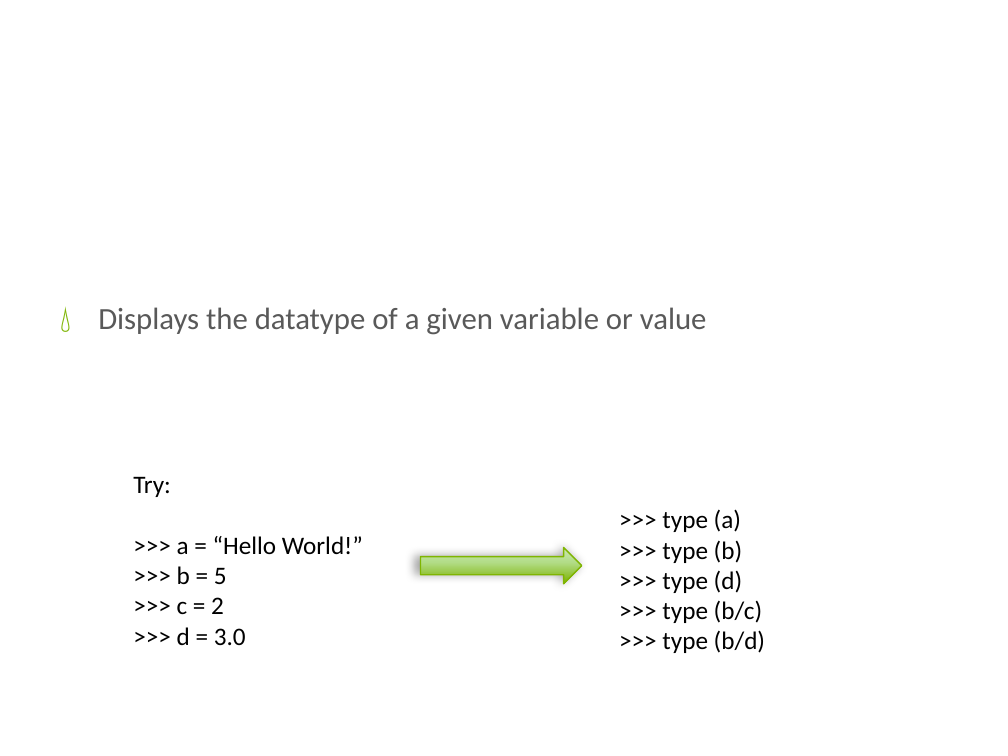
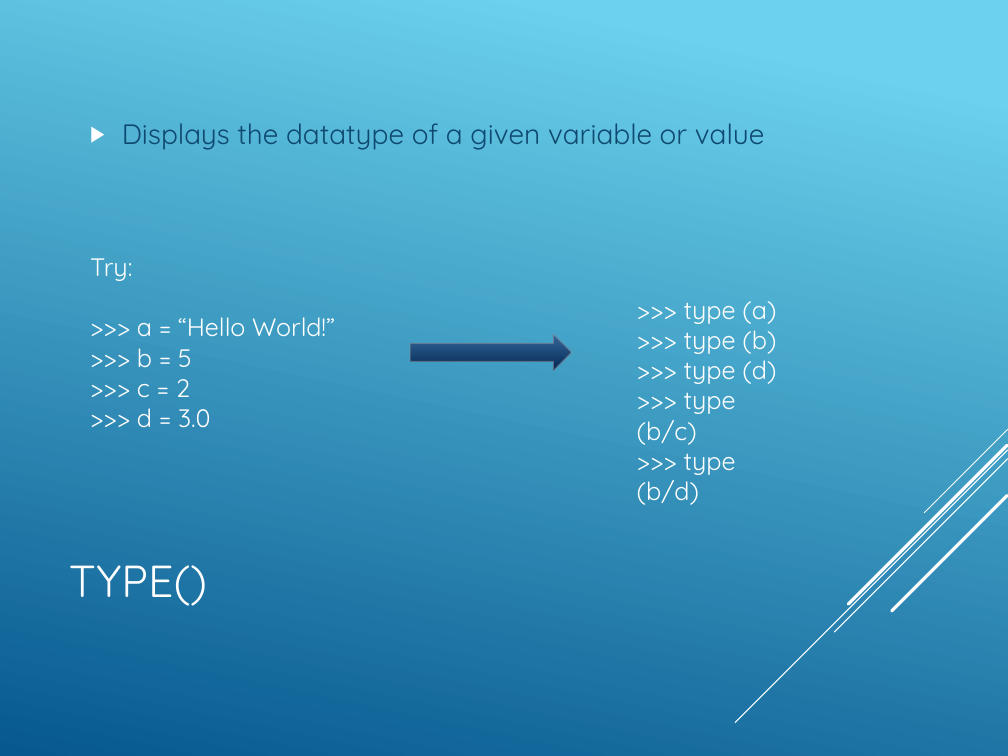
Before and after one commit to mmbader/PythonDojo, a slide deck: slide 9 of slides/klasse1.pptx. Drawn at 1008x756 pixels with LibreOffice and Linux fonts; fonts in the diff are those of the drawing; background and template pictures are left out. Boxes give left, top, right and bottom in pixels: in the first picture for what was removed or moved away, otherwise in the second. Text is boxed around its words. In the diff, an @@ line names an element or a change of style, - is before the commit and + after.

```diff
--- a/slides/klasse1.pptx
+++ b/slides/klasse1.pptx
@@ background picture (left out) to gradient #6ED2EB to #06588E @@
@@ text "Displays the datatype of a ..." moved from (x1=98, y1=307, x2=707, y2=335) to (x1=122, y1=123, x2=765, y2=150) @@
@@ text "Displays the datatype of a ..." at (x1=122, y1=123, x2=765, y2=150): size 22 to 20 pt, font Calibri to Quicksand, text colour #595959 to #0F496F; bullet 💧 to ▶; less space between paragraphs; bullet colour #80B606 to #FFFFFF; vertical alignment top to middle @@
@@ text "Try:" moved from (x1=133, y1=476, x2=363, y2=645) to (x1=90, y1=258, x2=335, y2=428) @@
@@ text "Try:" at (x1=90, y1=258, x2=335, y2=428): font Calibri to Quicksand, text colour #000000 to #FFFFFF @@
@@ text ">>> type (a)" at (x1=637, y1=301, x2=776, y2=505): font Calibri to Quicksand, text colour #000000 to #FFFFFF @@
@@ text ">>> type (a)" moved from (x1=662, y1=509, x2=765, y2=653) to (x1=637, y1=301, x2=776, y2=505) @@
@@ right arrow moved from (x1=420, y1=547, x2=582, y2=584) to (x1=410, y1=335, x2=572, y2=371) @@
@@ right arrow at (x1=410, y1=335, x2=572, y2=371): fill gradient #CCE7B4 to #B3DE89 to #7CB400 to gradient #35699B to #042853; outline #7FB602 1 pt to #89919C 0.75 pt; shadow off @@
@@ group added at (x1=736, y1=429, x2=1008, y2=723): 5 lines @@
@@ title at (x1=69, y1=565, x2=207, y2=606): text changed; size 46 to 32 pt; font Calibri to Quicksand @@
-Type()
+TYPE()
```
Also in this commit, not shown: 11 other slides changed, 9 other files.
